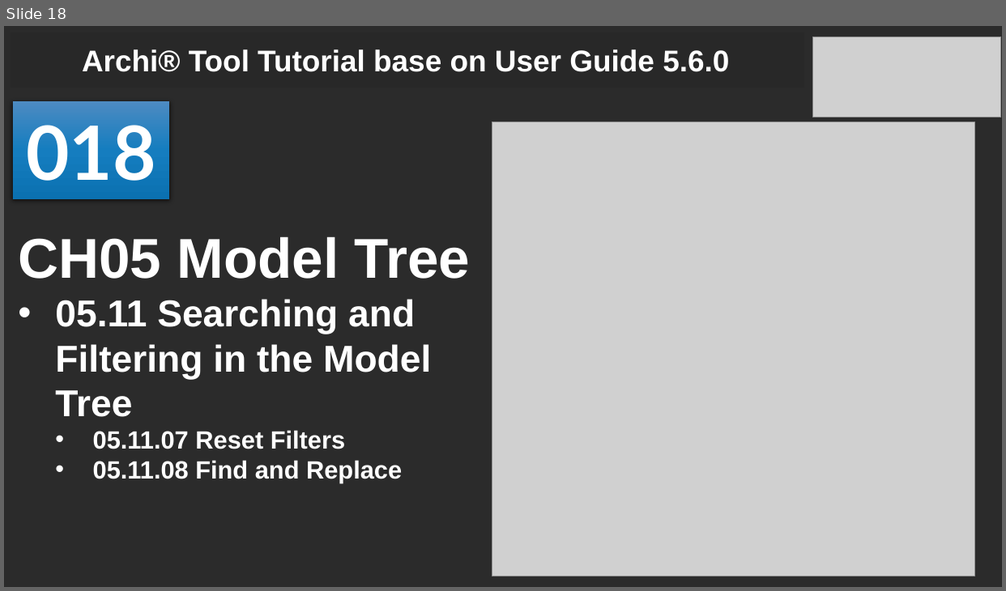
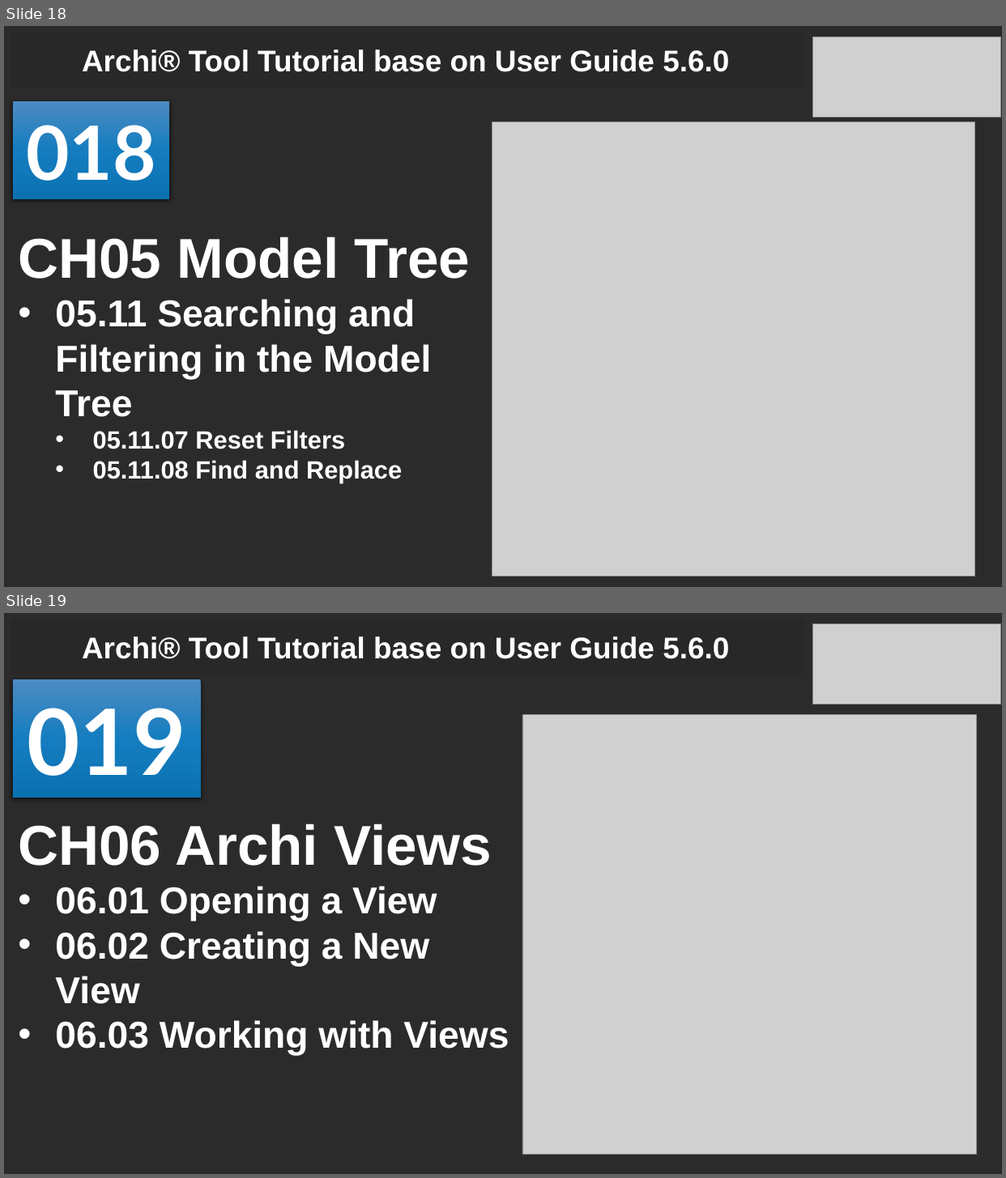
Before and after one commit to yasenstar/Archi_Tutorial, a slide deck: Archi_Tool_Tutorial_base_on_User_Guide.pptx. Shown one above the other, each under a label of ours: slide 18 before the commit, slides 18 and 19 after it. The pictures are 1006x591 and 1006x1178 pixels, drawn with LibreOffice and Linux fonts; fonts in the diff are those of the drawing; grey boxes stand for pictures; background and template pictures are left out; a plain dark background stands for a picture behind light text. Boxes give left, top, right and bottom in pixels: in the first picture for what was removed or moved away, otherwise in the second. Text is boxed around its words. In the diff, an @@ line names an element or a change of style, - is before the commit and + after.

```diff
--- a/Archi_Tool_Tutorial_base_on_User_Guide.pptx
+++ b/Archi_Tool_Tutorial_base_on_User_Guide.pptx
@@ slide 19 added at box(4, 613, 1002, 1174), background picture (left out) @@
@@ title added at box(82, 636, 729, 659), 28.8 pt, text #FFFFFF, bold @@
+Archi® Tool Tutorial base on User Guide 5.6.0
@@ picture added at box(813, 624, 1001, 705) @@
@@ rectangle added at box(13, 679, 201, 798), fill gradient #4E8BC3 to #157EC0 to #0C71B1, 88 pt, text #FFFFFF, bold @@
+019
@@ picture added at box(522, 715, 978, 1154) @@
@@ text added at box(18, 824, 509, 1056), 36 pt, text #FFFFFF, bold @@
+CH06 Archi Views
+• 06.01 Opening a View
+• 06.02 Creating a New View
+• 06.03 Working with Views
```
Also in this commit, not shown: 1 slide changed, 5 other slides added, 3 other files.
